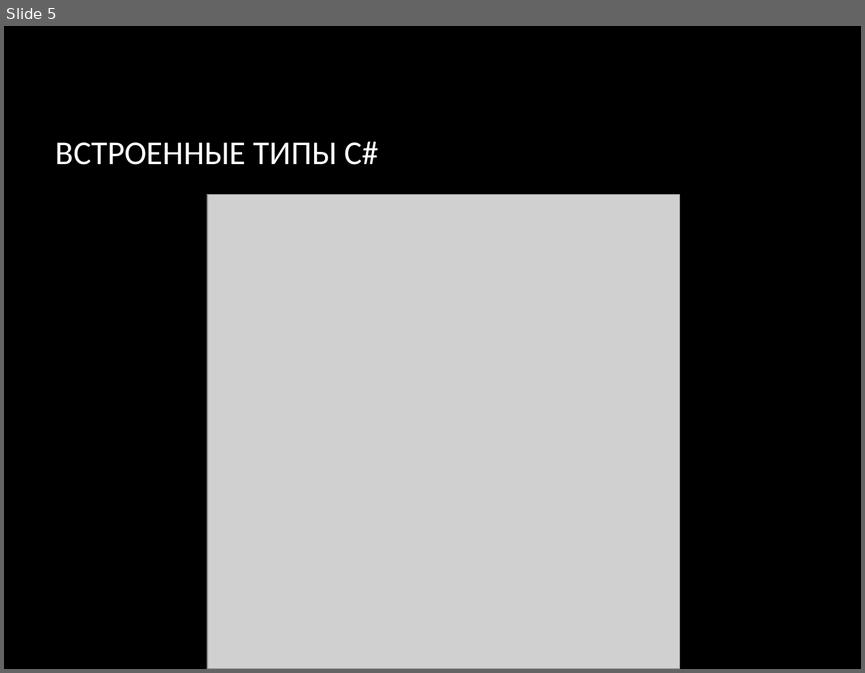
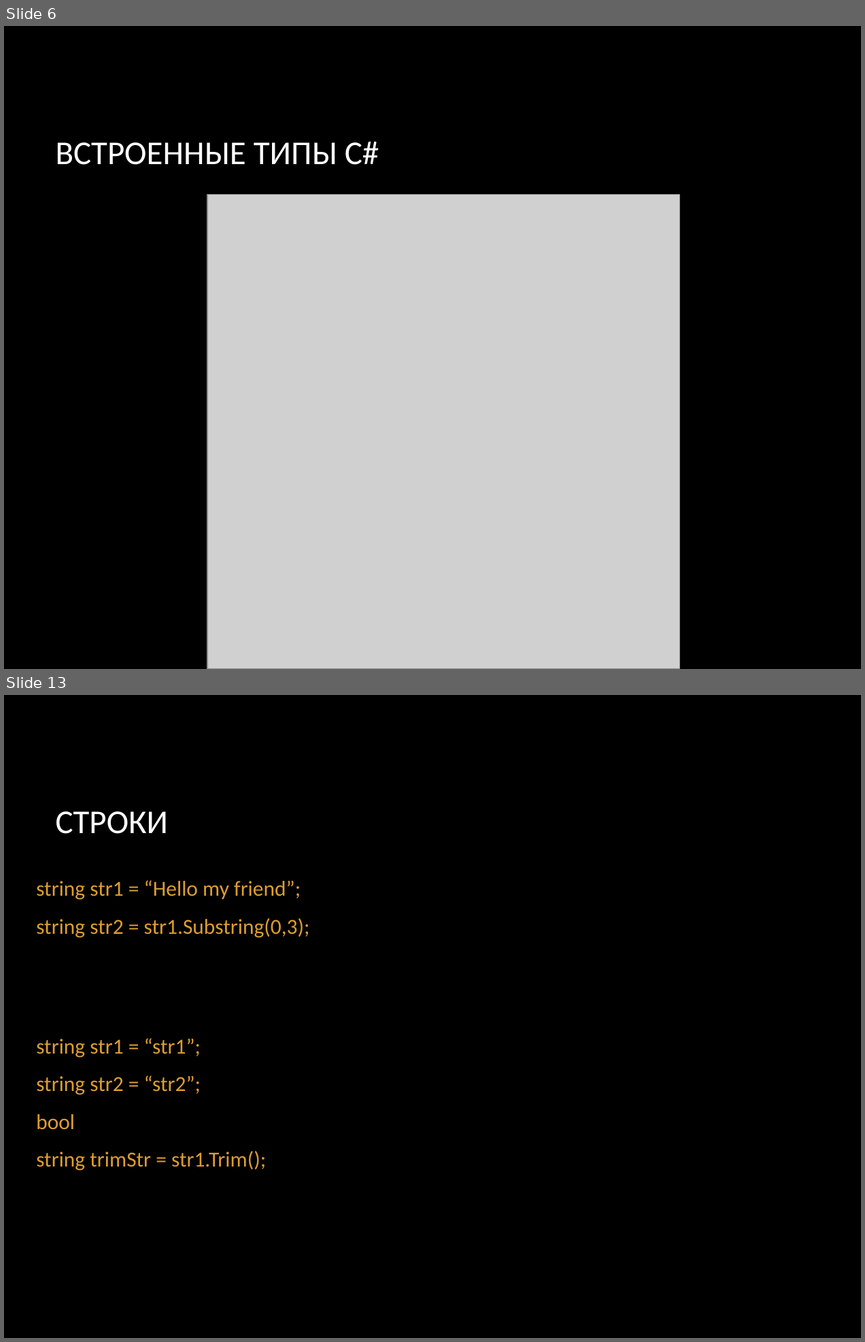
Before and after one commit to SunJohnson/Study, a slide deck: College/OP_09/2022-2/lectures/Лекция 2 Основы C#.pptx. Shown one above the other, each under a label of ours: slide 5 before the commit, slides 6 and 13 after it; the slides between them are not shown. The pictures are 865x673 and 865x1342 pixels, drawn with LibreOffice and Linux fonts; fonts in the diff are those of the drawing; grey boxes stand for pictures; background and template pictures are left out. Boxes give left, top, right and bottom in pixels: in the first picture for what was removed or moved away, otherwise in the second. Text is boxed around its words. In the diff, an @@ line names an element or a change of style, - is before the commit and + after.

```diff
--- a/College/OP_09/2022-2/lectures/Лекция 2 Основы C#.pptx
+++ b/College/OP_09/2022-2/lectures/Лекция 2 Основы C#.pptx
@@ slide 13 added at [4, 695, 861, 1338], background picture (left out) @@
@@ title added at [56, 811, 169, 834], 28 pt, text #FFFFFF @@
+СТРОКИ
@@ text added at [36, 880, 310, 938], 18 pt, text #DD9D31 @@
+string str1 = “Hello my friend”;
+string str2 = str1.Substring(0,3);
@@ text added at [36, 1038, 266, 1170], 18 pt, text #DD9D31 @@
+string str1 = “str1”;
+string str2 = “str2”;
+bool
+string trimStr = str1.Trim();
@@ what was slide 5 is now slide 6 @@
```
Also in this commit, not shown: 8 slides changed, 12 other slides added, 6 slides removed.
